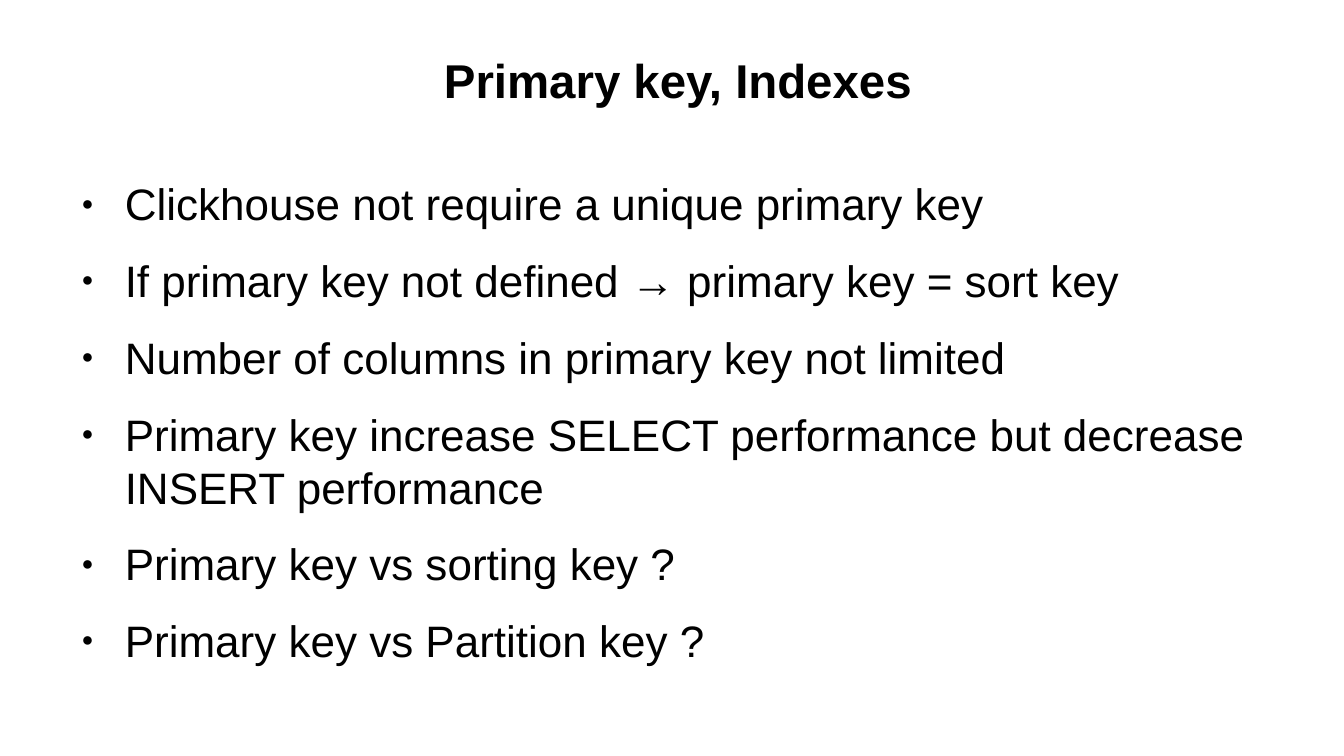
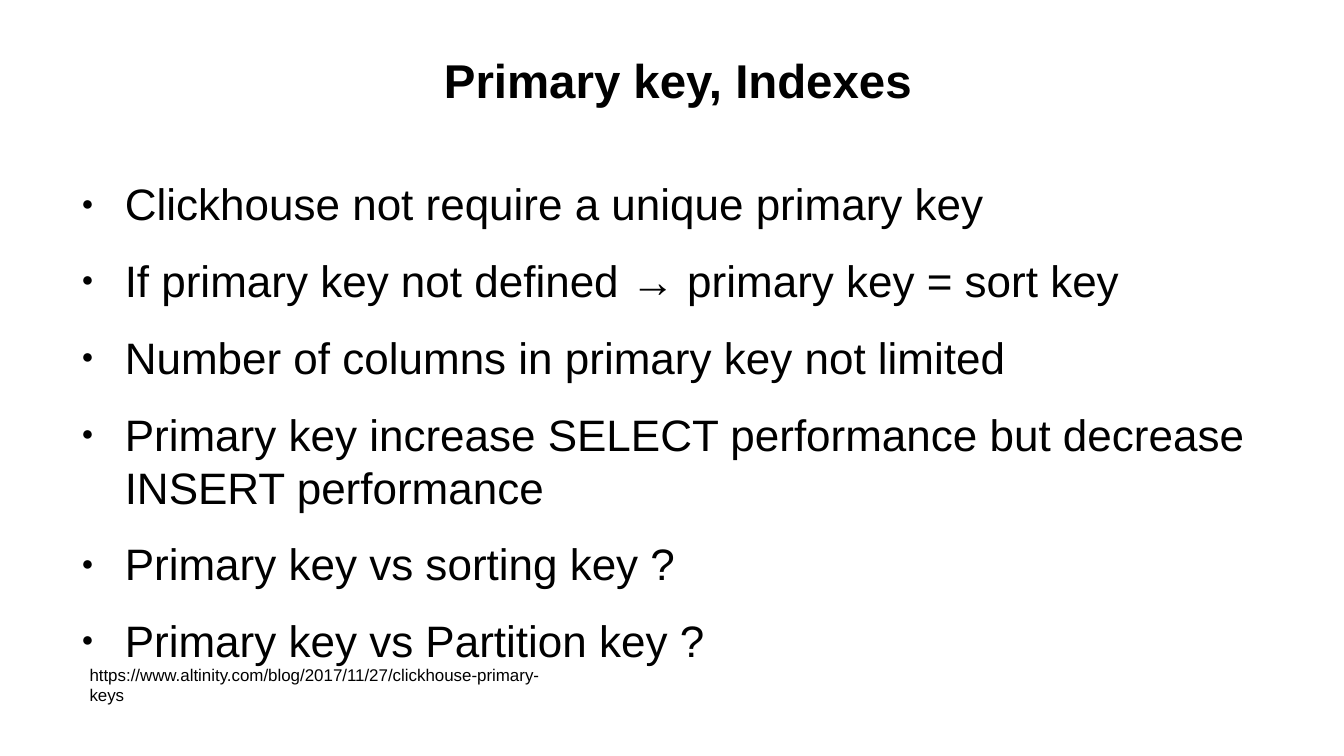
Before and after one commit to chile0101/ClickHouse, a slide deck: slide 9 of clickhouse.odp. Drawn at 1344x756 pixels with LibreOffice and Linux fonts; fonts in the diff are those of the drawing. Boxes give left, top, right and bottom in pixels: in the first picture for what was removed or moved away, otherwise in the second. Text is boxed around its words. In the diff, an @@ line names an element or a change of style, - is before the commit and + after.

```diff
--- a/clickhouse.odp
+++ b/clickhouse.odp
@@ text added at <box>90,668,540,705</box>, 10 pt, text #000000 @@
+https://www.altinity.com/blog/2017/11/27/clickhouse-primary-keys
```
Also in this commit, not shown: 2 slides added, 4 other files.
